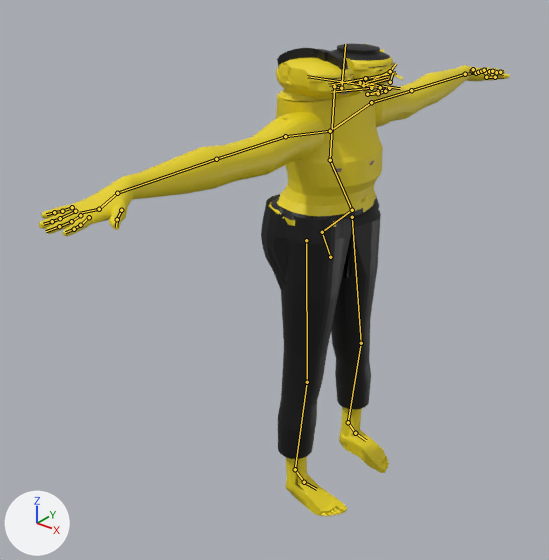
Two versions of the glTF model Gangsta Wizards/Main/Card Shark Campaign/Character Models/Goblins/goblin_12.glb, one commit apart.
Camera for both pictures: a camera (50 mm lens) standing at (0.804, -1.205, 0.844) and looking at (-0.091, -0.085, 0.15). Arrows for +X, +Y and +Z are at lower left; the lights stay in place. The picture after the commit comes second. The bones that change, and the others that lie on the model, are drawn over the model as lines.

In view in the first picture: 'Goblin12'.
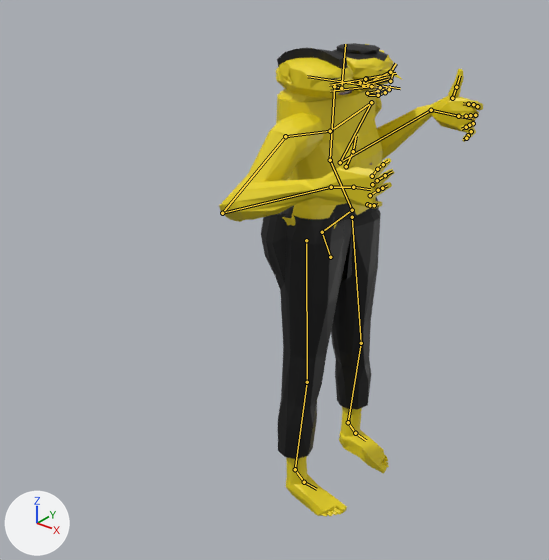
The newer file adds an action. The first version stands in its rest pose; the second is drawn at frame 3 of the action 'Attack'.

Boxes [x1, y1, x2, y2] around the edits, measured in the pictures (549 x 560 px):
'Goblin12', posed (44% narrower)
    before: [39, 43, 510, 517]
    after: [219, 43, 483, 516]
bone 'Bicep L', root to tip
    before: (371, 102) to (411, 90)
    after: (371, 102) to (340, 162)
bone 'Forearm L', root to tip
    before: (411, 90) to (465, 74)
    after: (340, 162) to (431, 110)
bone 'Wrist L', root to tip
    before: (465, 74) to (476, 73)
    after: (431, 110) to (458, 116)
bone 'Pointer 1 L', root to tip
    before: (492, 73) to (496, 72)
    after: (477, 106) to (473, 104)
bone 'Middle 1 L', root to tip
    before: (485, 72) to (489, 71)
    after: (475, 115) to (470, 115)
bone 'Ring 1 L', root to tip
    before: (478, 72) to (481, 71)
    after: (473, 123) to (469, 125)
bone 'Pinky 1 L', root to tip
    before: (472, 71) to (472, 70)
    after: (471, 131) to (468, 135)
bone 'Thumb 1 L', root to tip
    before: (486, 77) to (495, 77)
    after: (452, 98) to (456, 87)
bone 'Bicep R', root to tip
    before: (285, 136) to (216, 159)
    after: (285, 136) to (222, 213)
bone 'Forearm R', root to tip
    before: (216, 159) to (117, 193)
    after: (222, 213) to (331, 187)
bone 'Wrist R', root to tip
    before: (117, 193) to (99, 209)
    after: (331, 187) to (353, 187)
bone 'Pointer 1 R', root to tip
    before: (89, 217) to (80, 225)
    after: (372, 176) to (377, 169)
bone 'Middle 1 R', root to tip
    before: (80, 215) to (71, 221)
    after: (372, 184) to (377, 180)
bone 'Ring 1 R', root to tip
    before: (75, 211) to (60, 218)
    after: (370, 195) to (378, 190)
bone 'Pinky 1 R', root to tip
    before: (72, 207) to (62, 211)
    after: (367, 204) to (370, 205)
bone 'Thumb 1 R', root to tip
    before: (121, 210) to (117, 219)
    after: (346, 166) to (353, 151)

The change in detail:
Bone 'Bicep L' (bone_bicep_l) turns from (0, 0, 0) to (-65, 37, -143) degrees about its own x, y and z.
Bone 'Forearm L' (bone_forearm_l) turns from (0, 0, 0) to (10, -33, 147) degrees about its own x, y and z.
Bone 'Wrist L' (bone_wrist_l) turns from (0, 0, 0) to (-100, -58, 92) degrees about its own x, y and z.
Bone 'Pointer 1 L' (bone_pointer_1_l) turns from (0, 0, 0) to (-99, -8, 45) degrees about its own x, y and z.
Bone 'Middle 1 L' (bone_middle_1_l) turns from (0, 0, 0) to (-93, 7, 22) degrees about its own x, y and z.
Bone 'Ring 1 L' (bone_ring_1_l) turns from (0, 0, 0) to (-87, 12, 16) degrees about its own x, y and z.
Bone 'Pinky 1 L' (bone_pinky_1_l) turns from (0, 0, 0) to (-87, 41, -13) degrees about its own x, y and z.
Bone 'Thumb 1 L' (bone_thumb_1_l) turns from (0, 0, 0) to (-10, -6, -31) degrees about its own x, y and z.
Bone 'Bicep R' (bone_bicep_r) turns from (0, 0, 0) to (-31, -5, 47) degrees about its own x, y and z.
Bone 'Forearm R' (bone_forearm_r) turns from (0, 0, 0) to (121, 7, -4) degrees about its own x, y and z.
Bone 'Wrist R' (bone_wrist_r) turns from (0, 0, 0) to (-2, 70, 11) degrees about its own x, y and z.
Bone 'Pointer 1 R' (bone_pointer_1_r) moves from (0.0, 0.0, 0.0) to (0.001, 0.0, -0.001).
Bone 'Pointer 1 R' (bone_pointer_1_r) turns from (0, 0, 0) to (-79, 7, -34) degrees about its own x, y and z.
Bone 'Middle 1 R' (bone_middle_1_r) moves from (0.0, 0.0, 0.0) to (0.001, -0.002, -0.005).
Bone 'Middle 1 R' (bone_middle_1_r) turns from (0, 0, 0) to (-80, -6, -21) degrees about its own x, y and z.
Bone 'Ring 1 R' (bone_ring_1_r) turns from (0, 0, 0) to (-79, -11, -20) degrees about its own x, y and z.
Bone 'Pinky 1 R' (bone_pinky_1_r) moves from (0.0, 0.0, 0.0) to (-0.003, 0.002, 0.006).
Bone 'Pinky 1 R' (bone_pinky_1_r) turns from (0, 0, 0) to (-74, -40, -3) degrees about its own x, y and z.
Bone 'Thumb 1 R' (bone_thumb_1_r) turns from (0, 0, 0) to (-16, 0, 27) degrees about its own x, y and z.
